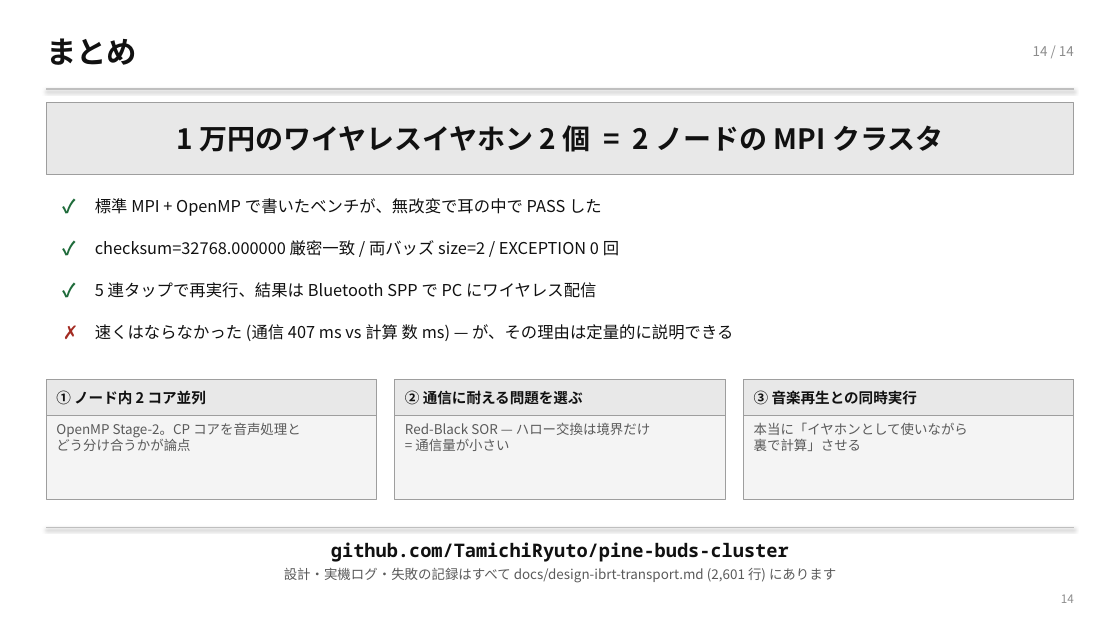
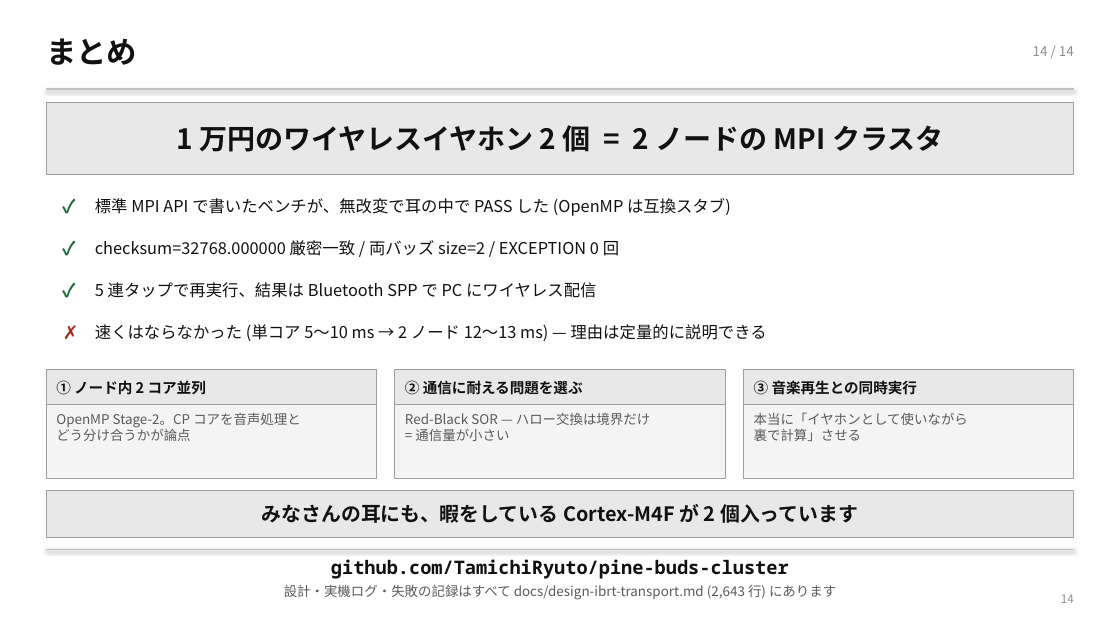
Before and after one commit to TamichiRyuto/pine-buds-cluster, a slide deck: slide 15 of slides/lt-ear-parallel.pptx. Drawn at 1120x630 pixels with LibreOffice and Linux fonts; fonts in the diff are those of the drawing. Boxes give left, top, right and bottom in pixels: in the first picture for what was removed or moved away, otherwise in the second. Text is boxed around its words. In the diff, an @@ line names an element or a change of style, - is before the commit and + after.

```diff
--- a/slides/lt-ear-parallel.pptx
+++ b/slides/lt-ear-parallel.pptx
@@ text at <box>95,198,731,216</box>: text changed @@
-標準 MPI + OpenMP で書いたベンチが、無改変で耳の中で PASS した
+標準 MPI API で書いたベンチが、無改変で耳の中で PASS した (OpenMP は互換スタブ)
@@ text at <box>95,324,767,341</box>: text changed @@
-速くはならなかった (通信 407 ms vs 計算 数 ms) — が、その理由は定量的に説明できる
+速くはならなかった (単コア 5〜10 ms → 2 ノード 12〜13 ms) — 理由は定量的に説明できる
@@ rectangle: place and size @@
-rectangle at <box>46,380,376,499</box>
+rectangle at <box>46,370,376,479</box>
@@ rectangle: place and size @@
-rectangle at <box>395,380,725,499</box>
+rectangle at <box>395,370,725,479</box>
@@ 3 texts, 3 rectangles: place and size @@
-3 texts, 3 rectangles at <box>46,380,1074,415</box>
+3 texts, 3 rectangles at <box>46,370,1074,405</box>
@@ rectangle: place and size @@
-rectangle at <box>744,380,1074,499</box>
+rectangle at <box>744,370,1074,479</box>
@@ text "OpenMP Stage-2。CP コアを音声処理と どう分け合うかが論点": place and size @@
-text "OpenMP Stage-2。CP コアを音声処理と どう分け合うかが論点" at <box>56,423,300,451</box>
+text "OpenMP Stage-2。CP コアを音声処理と どう分け合うかが論点" at <box>56,413,300,441</box>
@@ text "Red-Black SOR — ハロー交換は境界だけ = ...": place and size @@
-text "Red-Black SOR — ハロー交換は境界だけ = ..." at <box>405,423,650,451</box>
+text "Red-Black SOR — ハロー交換は境界だけ = ..." at <box>405,413,650,441</box>
@@ text "本当に「イヤホンとして使いながら 裏で計算」させる": place and size @@
-text "本当に「イヤホンとして使いながら 裏で計算」させる" at <box>754,422,968,451</box>
+text "本当に「イヤホンとして使いながら 裏で計算」させる" at <box>754,412,968,441</box>
@@ rectangle added at <box>46,491,1074,538</box>, fill #E8E8E8, outline #9E9E9E 0.75 pt @@
@@ text added at <box>262,504,858,523</box>, 17 pt, text #111111, bold @@
+みなさんの耳にも、暇をしている Cortex-M4F が 2 個入っています
@@ text "github.com/TamichiRyuto/pine-buds-cluster": place and size @@
-text "github.com/TamichiRyuto/pine-buds-cluster" at <box>284,542,836,583</box>
+text "github.com/TamichiRyuto/pine-buds-cluster" at <box>284,559,836,600</box>
@@ line moved from (46, 528) - (1074, 528) to (46, 549) - (1074, 549) @@
@@ text at <box>284,585,836,600</box>: text changed @@
-設計・実機ログ・失敗の記録はすべて docs/design-ibrt-transport.md (2,601 行) にあります
+設計・実機ログ・失敗の記録はすべて docs/design-ibrt-transport.md (2,643 行) にあります
```
Also in this commit, not shown: 13 other slides changed, 2 other files.
